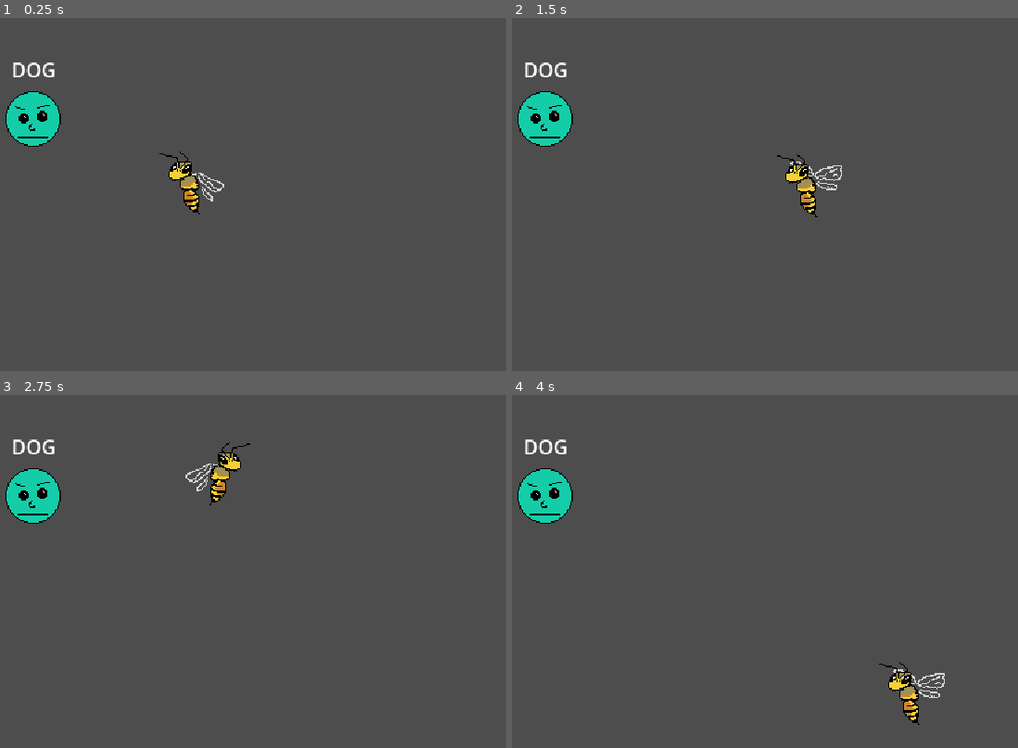
Above: before the commit, frames 1-4 (two rows, left to right).
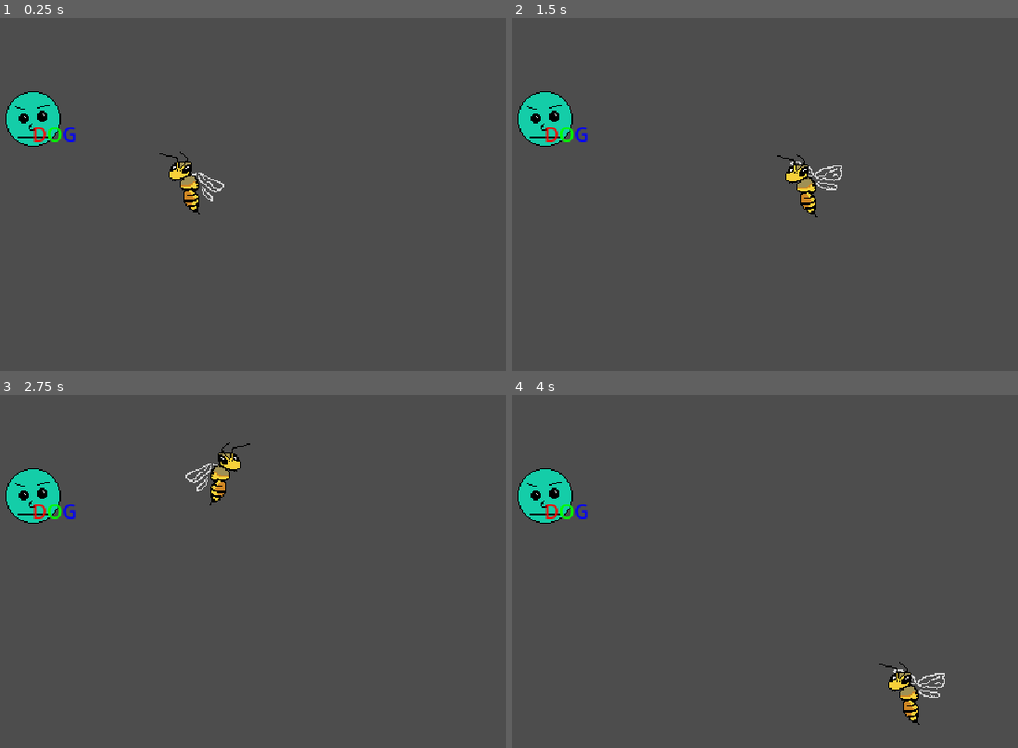
Above: after the commit, the same moments.

Repository: DireLines/spelling-bee
Game: Godot game, scene res://Main.tscn
Same seed, same stepped clock (60 frames per second), same inputs: the game is played once before the commit and once after it.
Inputs (mouse positions are in pixels of both pictures, inside the frame that each line leads up to):
- Up to frame 1 (0.25 s): no input
- Up to frame 2 (1.5 s): tap Enter at 0.5 s; move the mouse to (830, 190) at 0.52 s; press the mouse at (830, 190) at 0.53 s; move the mouse to (517, 240) at 1.27 s; release the mouse at (517, 240) at 1.28 s; right-click (517, 240) at 1.35 s
- Up to frame 3 (2.75 s): move the mouse to (227, 486) at 2.02 s; press the mouse at (227, 486) at 2.03 s
- Up to frame 4 (4 s): move the mouse to (628, 691) at 2.77 s; release the mouse at (628, 691) at 2.78 s; right-click (628, 691) at 2.85 s; move the mouse to (891, 666) at 3.52 s; press the mouse at (891, 666) at 3.53 s

The runs differ from the first frame. In frame 1, 0.4% of the frame differs, in the area x 2-16%, y 12-36%; in frame 2, 0.4%; in frame 3, 0.4%; in frame 4, 0.4%.

Commit message:
support for enemy text colors

Diff:
--- a/Prefabs/enemy.tscn
+++ b/Prefabs/enemy.tscn
@@ -19,13 +19,10 @@
 texture = ExtResource("1_7jrdi")
 hframes = 3
 
-[node name="Word" type="Label" parent="."]
-offset_left = -19.0
-offset_top = -52.0
-offset_right = 21.0
-offset_bottom = -29.0
-text = "BEE"
-horizontal_alignment = 1
+[node name="Word" type="RichTextLabel" parent="."]
+offset_right = 40.0
+offset_bottom = 40.0
+bbcode_enabled = true
 
 [node name="Area2D" type="Area2D" parent="."]
 collision_layer = 2
--- a/Scripts/Enemy.gd
+++ b/Scripts/Enemy.gd
@@ -15,7 +15,18 @@
 	hit_letters = []
 	for letter in killphrase:
 		hit_letters.append(false)
-	get_node("Word").text = killphrase
+	set_text(killphrase, [Color.RED, Color.GREEN, Color.BLUE])
+
+func set_text(word: String, colors: Array[Color]):
+	assert(word.length() == colors.size(), "word length and colors length must match.")
+	var text = ""
+	for i in range(word.length()):
+		var color = colors[i].to_html()
+		var char = word[i]
+		text += "[color=%s]%s" % [color, char]
+
+	get_node("Word").text = text
+
 
 func _on_body_entered(body):
 	var label = body.get_node_or_null("Letter")
